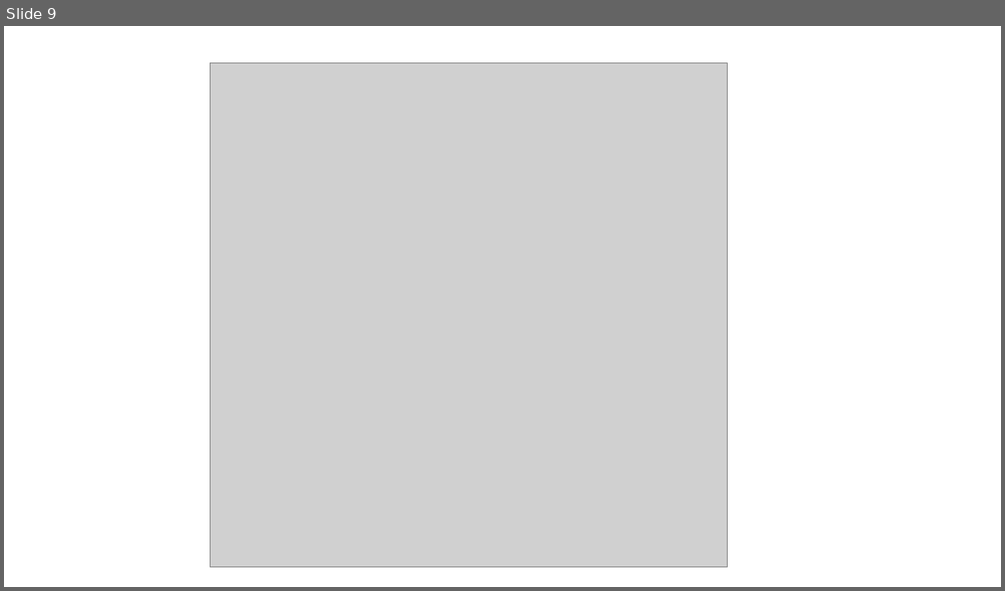
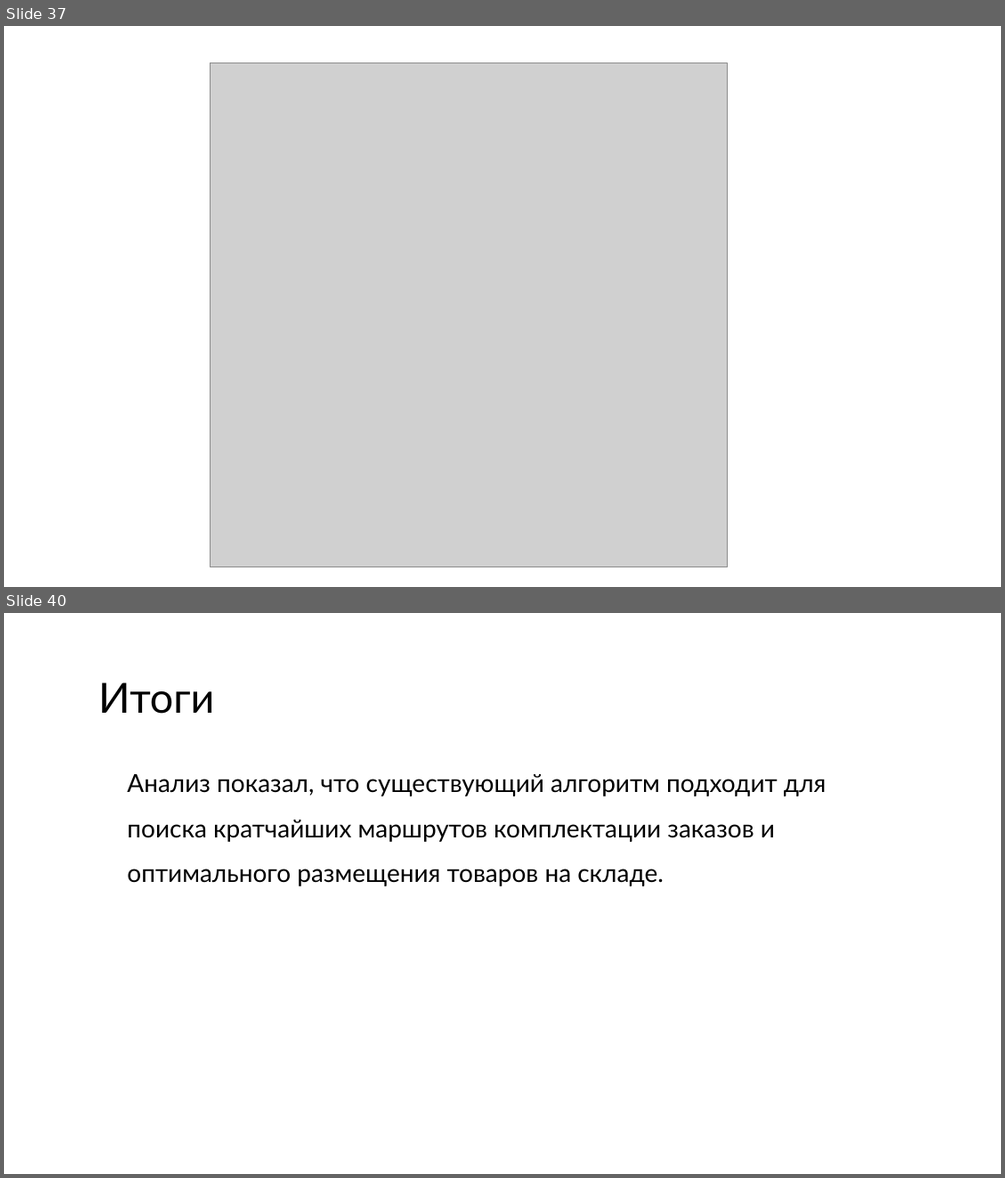
Before and after one commit to w1ldhoneyp1e/goods-distribution-warehouse, a slide deck: presentation.pptx. Shown one above the other, each under a label of ours: slide 9 before the commit, slides 37 and 40 after it; the slides between them are not shown. The pictures are 1005x591 and 1005x1178 pixels, drawn with LibreOffice and Linux fonts; fonts in the diff are those of the drawing; grey boxes stand for pictures. Boxes give left, top, right and bottom in pixels: in the first picture for what was removed or moved away, otherwise in the second. Text is boxed around its words. In the diff, an @@ line names an element or a change of style, - is before the commit and + after.

```diff
--- a/presentation.pptx
+++ b/presentation.pptx
@@ slide 40 added at (4,613,1001,1174), background #FFFFFF @@
@@ title added at (98,682,214,714), 40 pt, text #000000 @@
+Итоги
@@ text added at (127,774,826,886), 24 pt, text #000000 @@
+Анализ показал, что существующий алгоритм подходит для поиска кратчайших маршрутов комплектации заказов и оптимального размещения товаров на складе.
@@ what was slide 9 is now slide 37 @@
```
Also in this commit, not shown: 16 slides changed, 22 other slides added, 3 slides removed, 29 other files.
